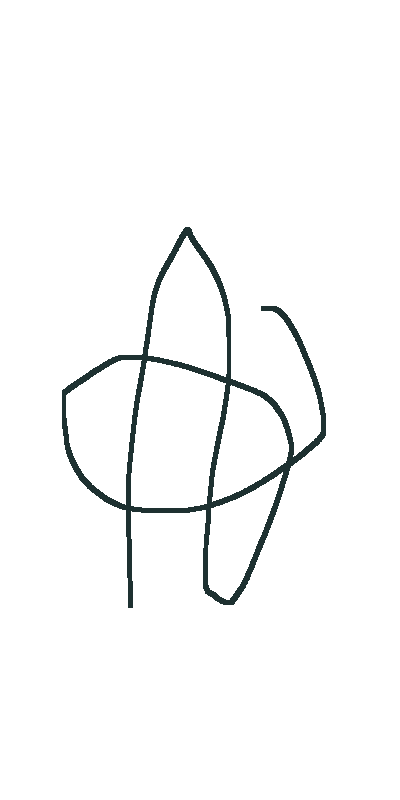
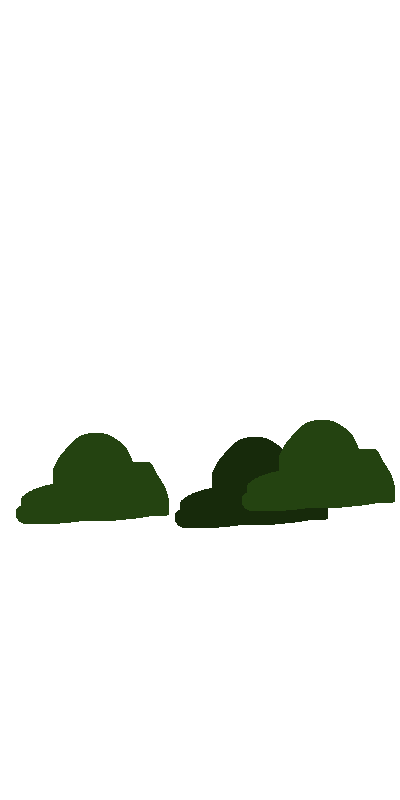
Layered file, before and after one edit (400×800). Changes by layer:
added layer "Layer 1 copy 3" above "Layer 1 copy 2" over <box>16,433,169,524</box>
added layer "Layer 1 copy 2" above "Layer 1 copy 4" over <box>242,420,395,511</box>
added layer "Layer 1 copy 4" above "Background" over <box>175,437,328,528</box>
hid "Background" over <box>62,227,326,608</box>
